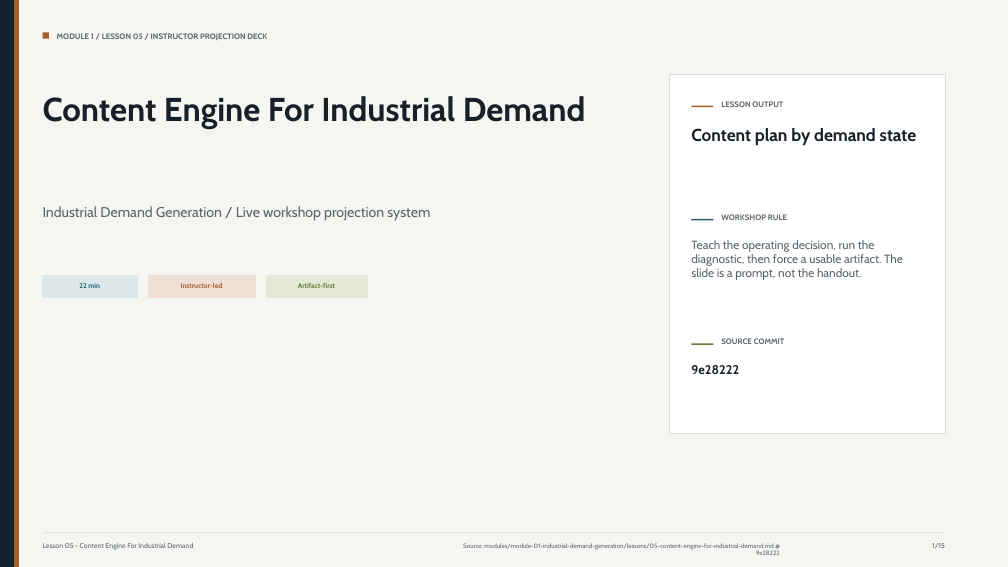
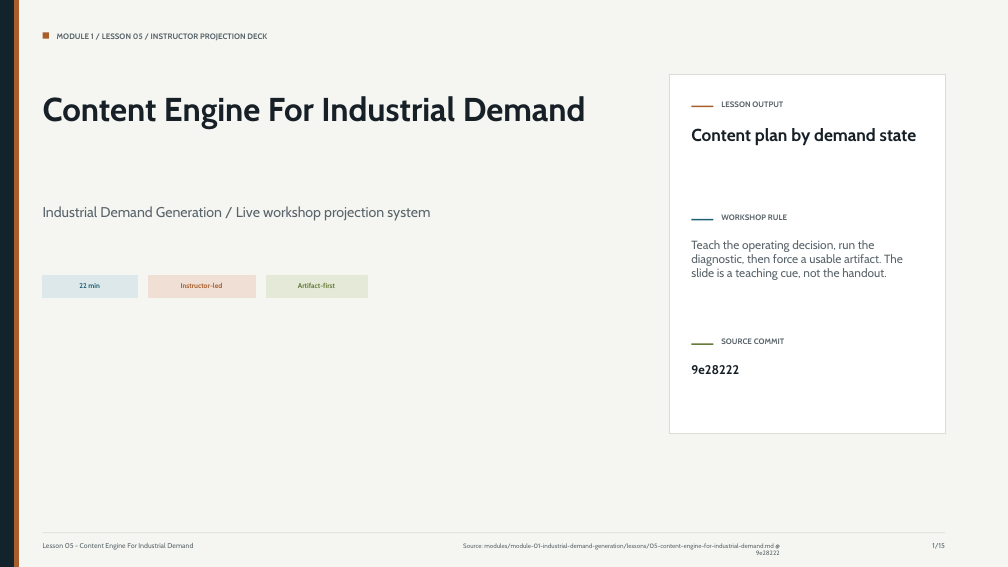
Before and after one commit to VK-VYNX/private-academy-industrial-gtm, a slide deck: slide 1 of modules/module-01-industrial-demand-generation/delivery-pack/slide-decks/exports/lesson-05-content-engine-for-industrial-demand.pptx. Drawn at 1008x567 pixels with LibreOffice and Linux fonts; fonts in the diff are those of the drawing. Boxes give left, top, right and bottom in pixels: in the first picture for what was removed or moved away, otherwise in the second. Text is boxed around its words. In the diff, an @@ line names an element or a change of style, - is before the commit and + after.

```diff
--- a/modules/module-01-industrial-demand-generation/delivery-pack/slide-decks/exports/lesson-05-content-engine-for-industrial-demand.pptx
+++ b/modules/module-01-industrial-demand-generation/delivery-pack/slide-decks/exports/lesson-05-content-engine-for-industrial-demand.pptx
@@ text at bbox=[691, 240, 903, 280]: text changed @@
-Teach the operating decision, run the diagnostic, then force a usable artifact. The slide is a prompt, not the handout.
+Teach the operating decision, run the diagnostic, then force a usable artifact. The slide is a teaching cue, not the handout.
```
Also in this commit, not shown: 7 other slides changed, 26 other files.
